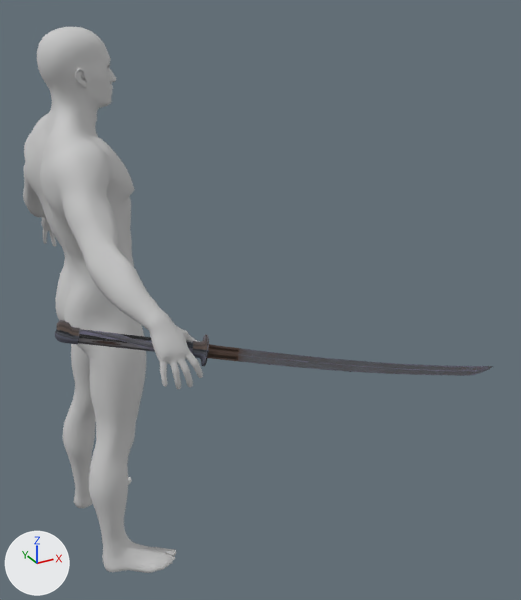
Before and after pictures for a commit that changed the FBX model Character/Animation/Fbx/Attack/Weapon_1/RootAnim_RL_Weapon_1_Attack_3.FBX.
Rendered twice from a 50 mm lens placed at (-0.6, -2.19, 1.92), pointed at (0.53, -0.12, 0.89). The lights are fixed; the arrows at lower left show +X, +Y and +Z. Where no turn or scale is listed for an object, it has been applied to the vertices.

In view in the first picture: 'Male_Body', 'Male_Foot', 'Male_Hand', 'Male_Head', 'Male_Leg', 'Object021'.
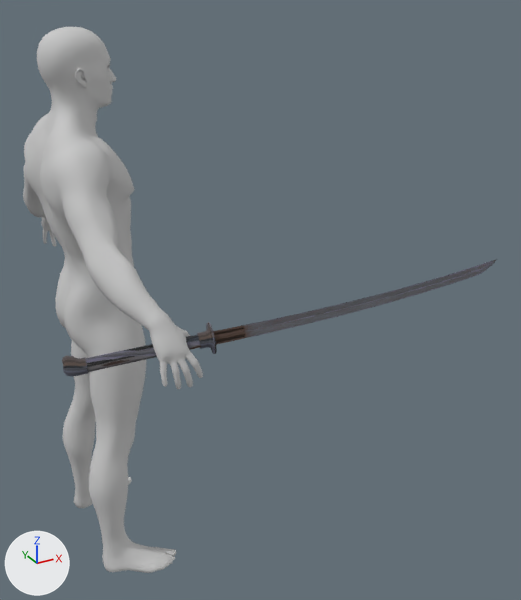
ob_point_take_r is not drawn itself; it is the parent of ob_object021.

What changed in the scene script:
```text
Change ob_object021:
    ob_object021.location: (-8.194, -1.864, 5.094) -> (-7.808, 0.0547, -0.0183)
    ob_object021.rotation_euler: (-0.453, 1.912, -0.318) -> (1.606, 1.445, 1.656)  # degrees (-26, 110, -18) -> degrees (92, 83, 95)
Change ob_point_take_r:
    ob_point_take_r.location: (0.00363, -0.602, 1.022) -> (0.0129, -0.596, 1.047)
```

Location of each change, (x1, y1, x2, y2) in pixels of the pictures (521 x 600 px):
'Object021', moved, turned: before (55, 320, 493, 376); after (62, 259, 497, 376)
